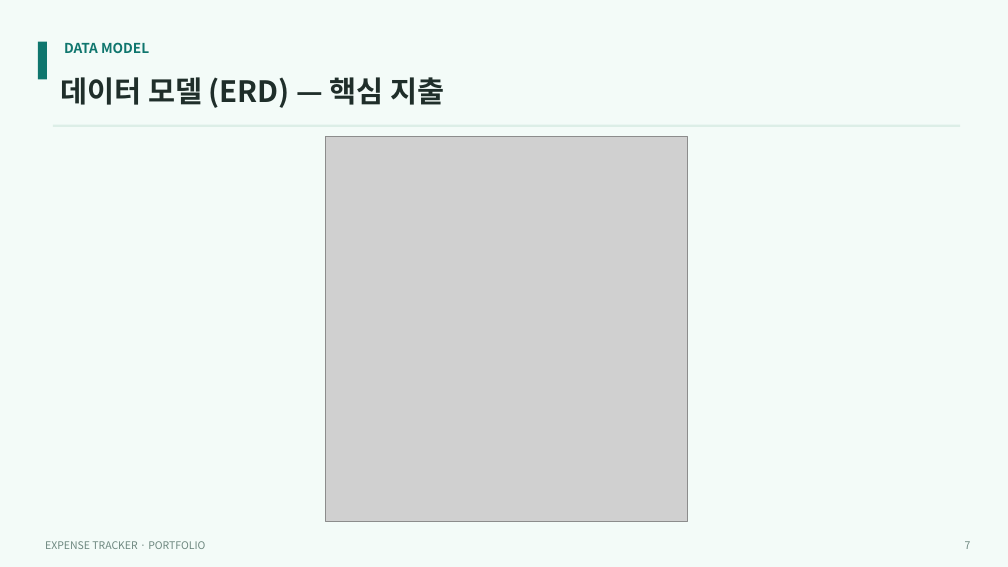
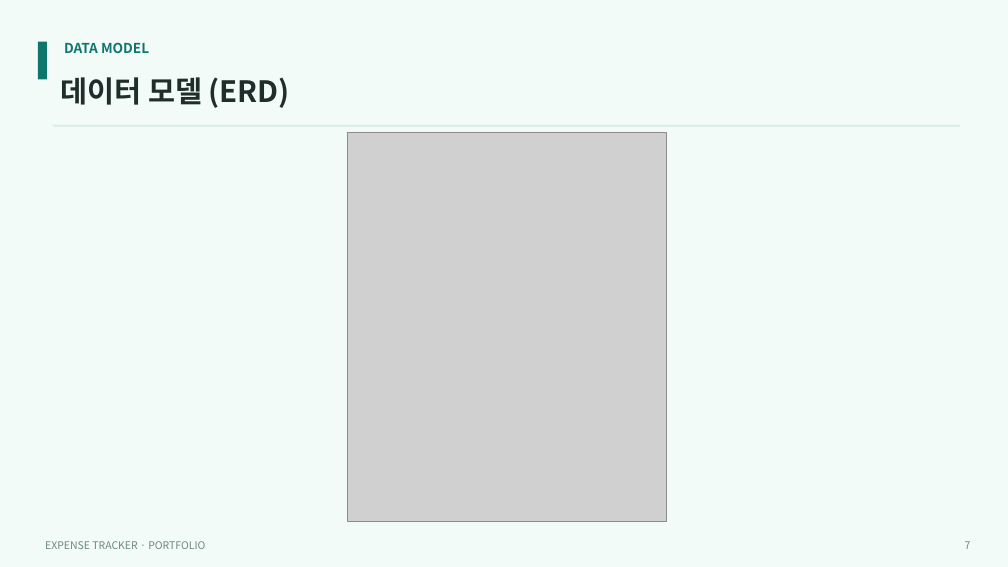
Before and after one commit to DavidLee534/expense-tracker, a slide deck: slide 7 of portfolio/expense-tracker-portfolio.pptx. Drawn at 1008x567 pixels with LibreOffice and Linux fonts; fonts in the diff are those of the drawing; grey boxes stand for pictures. Boxes give left, top, right and bottom in pixels: in the first picture for what was removed or moved away, otherwise in the second. Text is boxed around its words. In the diff, an @@ line names an element or a change of style, - is before the commit and + after.

```diff
--- a/portfolio/expense-tracker-portfolio.pptx
+++ b/portfolio/expense-tracker-portfolio.pptx
@@ text at box(60, 77, 290, 108): text changed @@
-데이터 모델 (ERD) — 핵심 지출
+데이터 모델 (ERD)
@@ picture: place and size @@
-picture at box(326, 136, 687, 522)
+picture at box(347, 132, 666, 522)
```
Also in this commit, not shown: 4 other slides changed, 1 slide removed, 3 other files.
